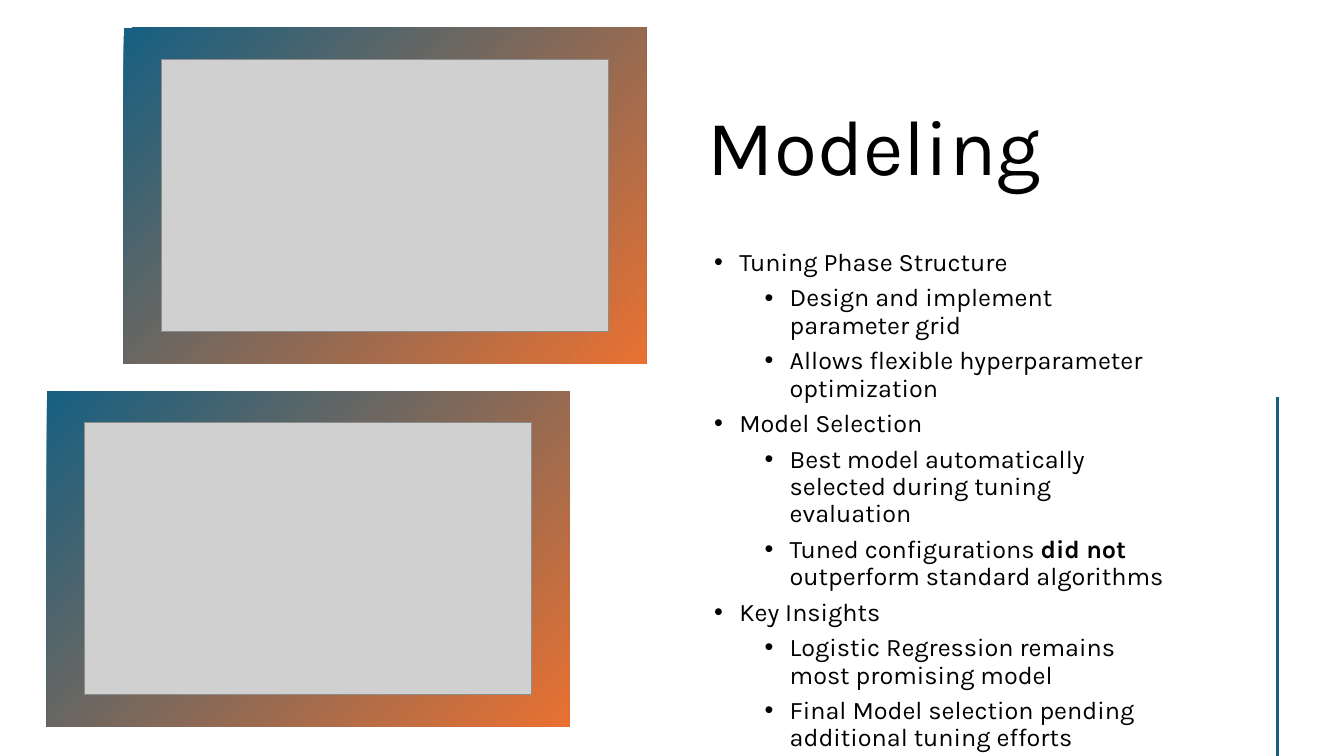
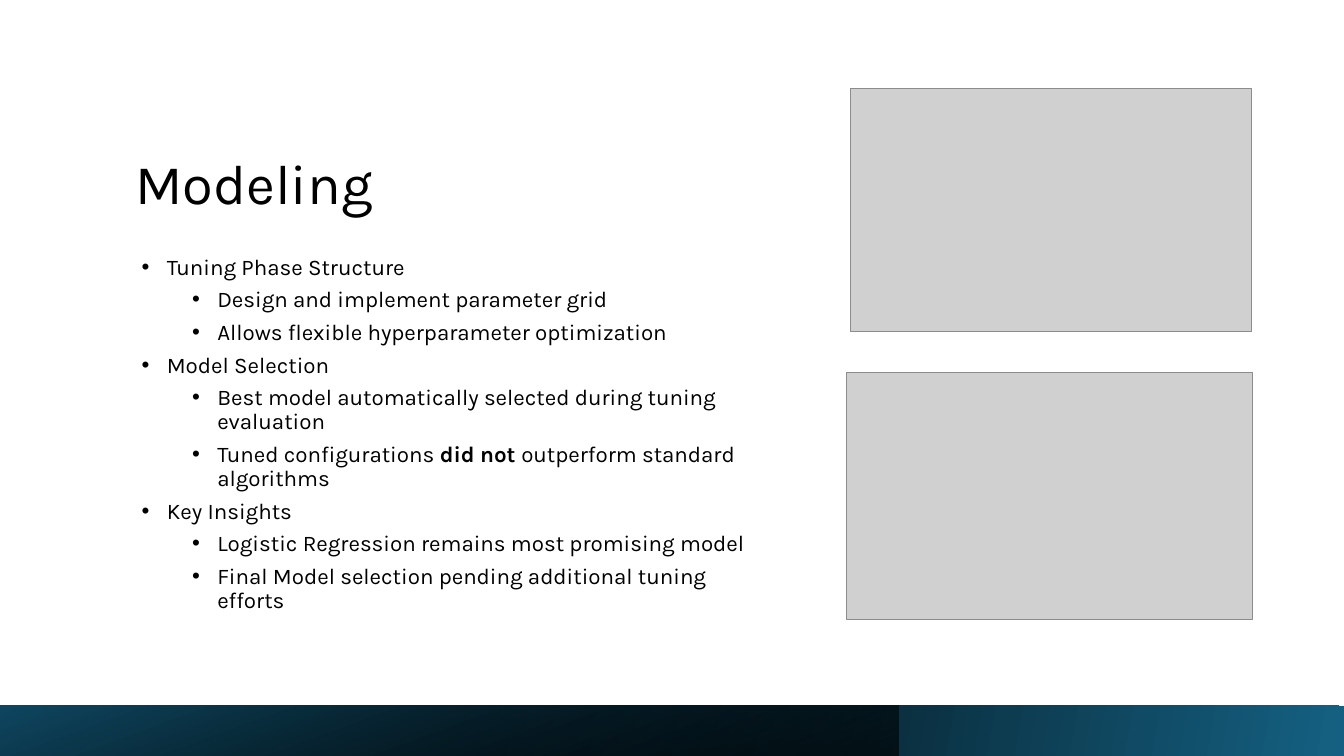
Before and after one commit to tkoche3/ISDS7075, a slide deck: slide 15 of ISDS 7075 Final Presentation.pptx (slide 9 before the commit). Drawn at 1344x756 pixels with LibreOffice and Linux fonts; fonts in the diff are those of the drawing; grey boxes stand for pictures. Boxes give left, top, right and bottom in pixels: in the first picture for what was removed or moved away, otherwise in the second. Text is boxed around its words. In the diff, an @@ line names an element or a change of style, - is before the commit and + after.

Commit message:
Formatting

```diff
--- a/ISDS 7075 Final Presentation.pptx
+++ b/ISDS 7075 Final Presentation.pptx
@@ rectangle removed at bbox=[124, 28, 646, 364] @@
@@ title "Modeling": place and size @@
-title "Modeling" at bbox=[708, 121, 1041, 193]
+title "Modeling" at bbox=[135, 165, 373, 218]
@@ title "Modeling" at bbox=[135, 165, 373, 218]: size 56 to 40 pt @@
@@ picture: place and size @@
-picture at bbox=[161, 59, 609, 332]
+picture at bbox=[851, 88, 1252, 332]
@@ text "Tuning Phase Structure": place and size @@
-text "Tuning Phase Structure" at bbox=[739, 253, 1163, 752]
+text "Tuning Phase Structure" at bbox=[167, 259, 744, 609]
@@ text "Tuning Phase Structure" at bbox=[167, 259, 744, 609]: size 18 to 16 pt @@
@@ picture: place and size @@
-picture at bbox=[85, 422, 531, 695]
+picture at bbox=[847, 372, 1253, 619]
@@ rectangle removed at bbox=[47, 391, 570, 727] @@
@@ line removed from (1277, 398) to (1277, 755) @@
@@ rectangle added at bbox=[0, 706, 1344, 756], fill gradient #156082 to #000000 @@
@@ rectangle added at bbox=[0, 706, 899, 756], fill gradient #000000 to #104862 @@
```
Also in this commit, not shown: 11 other slides changed, 2 slides added, 4 slides removed.
